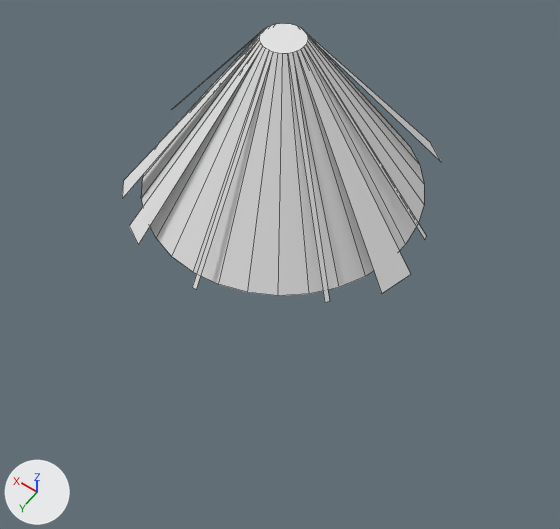
Before and after pictures for a commit that changed the Blender file Assets/Tractorbeam.blend.
The view is the same before and after, from a 50 mm lens placed at (-15.4, 21.9, 27.2), pointed at (-1.6, 2.6, -3.1). Every picture has the same lights, and +X, +Y and +Z are marked at lower left. Mesh edges are drawn as thin lines.
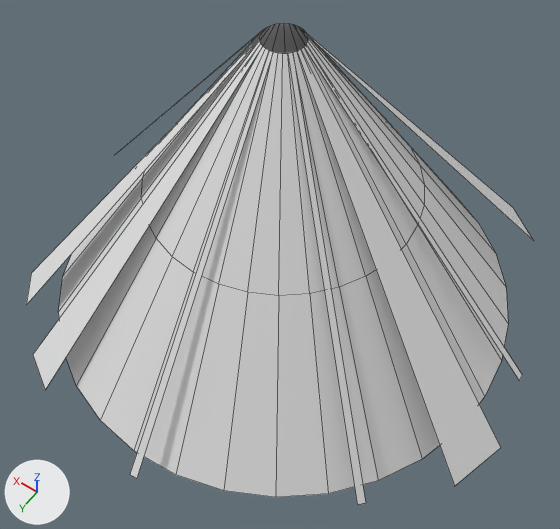
Boxes (x1, y1, x2, y2) around the edits, measured in the pictures (560 x 529 px; the box of a moved part takes in the faces that stretch with it):
'Cone.003', added: after (58, 134, 508, 497)
'Cone.001', reshaped (59% wider, 76% taller): before (122, 33, 440, 302); after (26, 32, 533, 505)
part 1 of me_cone, moved or reshaped (not visible afterwards): before (259, 24, 308, 53)
part 2 of me_cone_001, moved or reshaped: before (122, 34, 440, 302); after (26, 34, 533, 505)
part 3 of me_cone_001, moved or reshaped: before (173, 33, 260, 109); after (116, 32, 385, 154)

What changed in the scene script:
```text
Change me_cone:
    used by ob_cone; location = (0.0, 0.0, 4.5); scale = (6.93, 6.93, 4.85)
    remove me_cone.from_pydata(...)  # 64 vertices, 34 faces; spans x -1.0..1.0, y -1.0..1.0, z -1.0..0.71
    add me_cone.from_pydata(...)  # 66 vertices, 33 faces; spans x -1.0..1.0, y -1.0..1.0, z -1.0..0.71
    me_cone part 1
    1 face is deleted
    2 vertices are added at (0.1, 0.24, 0.45), (0.05, 0.25, 0.45)
    1 new face joins them
Change me_cone_001:
    where me_cone_001.from_pydata(...)  # 40 vertices, 10 faces; spans x -1.15..1.13, y -1.12..1.1, z -1.0..0.71
    used by ob_cone_001; location = (0.0, 0.0, 4.5); scale = (6.93, 6.93, 4.85)
    me_cone_001 part 2
    me_cone_001.vertices[20].co: (-0.08, 1.1, -0.99) -> (-0.11, 1.99, -2.67)  # pixel (192, 287) -> pixel (129, 474)
    me_cone_001.vertices[21].co: (-0.11, 1.1, -0.99) -> (-0.17, 1.98, -2.67)  # pixel (196, 289) -> pixel (136, 478)
    me_cone_001.vertices[22].co: (-1.08, -0.1, -0.99) -> (-2.0, -0.26, -2.67)  # pixel (424, 239) -> pixel (519, 380)
    me_cone_001.vertices[23].co: (-1.08, -0.13, -0.99) -> (-1.99, -0.32, -2.67)  # pixel (426, 236) -> pixel (522, 374)
    me_cone_001.vertices[28].co: (-0.82, 0.71, -0.99) -> (-1.51, 1.26, -2.67)  # pixel (324, 302) -> pixel (357, 504)
    me_cone_001.vertices[29].co: (-0.84, 0.69, -0.99) -> (-1.55, 1.21, -2.67)  # pixel (329, 301) -> pixel (365, 502)
    me_cone_001.vertices[30].co: (0.92, 0.65, -1.0) -> (1.76, 1.15, -2.7)  # pixel (123, 180) -> pixel (31, 273)
    me_cone_001.vertices[31].co: (0.81, 0.79, -1.0) -> (1.55, 1.41, -2.7)  # pixel (122, 198) -> pixel (26, 305)
    me_cone_001.vertices[32].co: (-0.82, -0.82, -1.0) -> (-1.51, -1.62, -2.7)  # not seen -> pixel (533, 240)
    me_cone_001.vertices[33].co: (-0.66, -0.96, -1.0) -> (-1.2, -1.87, -2.7)  # pixel (430, 142) -> pixel (513, 207)
    me_cone_001.vertices[34].co: (-1.08, 0.44, -1.0) -> (-1.99, 0.75, -2.7)  # pixel (381, 293) -> pixel (454, 486)
    me_cone_001.vertices[35].co: (-1.15, 0.2, -1.0) -> (-2.12, 0.3, -2.7)  # pixel (410, 274) -> pixel (500, 447)
    me_cone_001.vertices[36].co: (0.6, 0.95, -1.0) -> (1.16, 1.7, -2.7)  # pixel (129, 225) -> pixel (32, 354)
    me_cone_001.vertices[37].co: (0.44, 1.03, -1.0) -> (0.86, 1.86, -2.7)  # pixel (138, 244) -> pixel (45, 390)
    me_cone_001 part 3
    me_cone_001.vertices[24].co: (1.13, -0.14, -0.99) -> (2.14, -0.33, -2.67)  # pixel (173, 108) -> pixel (118, 152)
    me_cone_001.vertices[25].co: (1.13, -0.1, -0.99) -> (2.15, -0.27, -2.67)
    me_cone_001.vertices[26].co: (0.11, -1.12, -0.99) -> (0.24, -2.17, -2.67)  # not seen -> pixel (390, 124)
    me_cone_001.vertices[27].co: (0.15, -1.12, -0.99) -> (0.3, -2.16, -2.67)
    me_cone_001.vertices[38].co: (0.8, -0.82, -1.0) -> (1.54, -1.62, -2.7)
    me_cone_001.vertices[39].co: (0.95, -0.65, -1.0) -> (1.8, -1.29, -2.7)
Add me_cone_003:
    me_cone_003.from_pydata(...)  # 64 vertices, 32 faces; spans x -1.84..1.84, y -1.85..1.83, z -2.7..-1.0
Add ob_cone_003:
    ob_cone_003 = bpy.data.objects.new('Cone.003', me_cone_003)
    ob_cone_003.location = (0.0, 0.0, 4.5)
    ob_cone_003.rotation_euler = (0.0, 0.0, -0.785)  # degrees (0, 0, -45)
    ob_cone_003.scale = (6.93, 6.93, 4.85)
```
